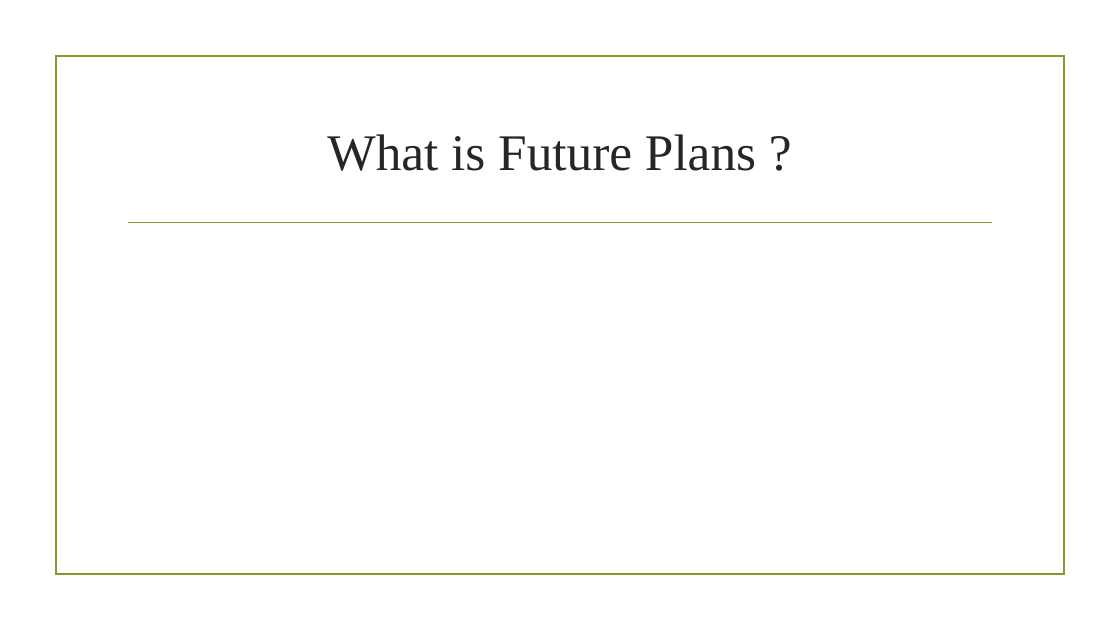
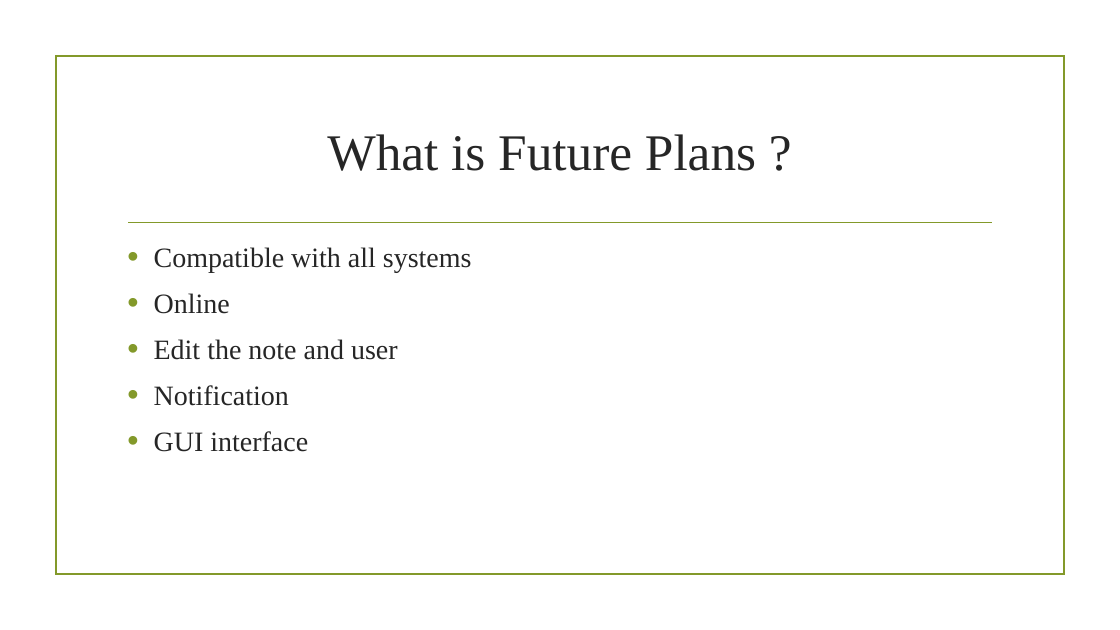
Before and after one commit to ibrahim123abusamrah/show, a slide deck: slide 8 of Sticky-Notes.pptx. Drawn at 1120x630 pixels with LibreOffice and Linux fonts; fonts in the diff are those of the drawing; background and template pictures are left out. Boxes give left, top, right and bottom in pixels: in the first picture for what was removed or moved away, otherwise in the second. Text is boxed around its words. In the diff, an @@ line names an element or a change of style, - is before the commit and + after.

Commit message:
ibrahim 2

```diff
--- a/Sticky-Notes.pptx
+++ b/Sticky-Notes.pptx
@@ text added at [154,247,472,452], 24 pt, text #262626 @@
+• Compatible with all systems
+• Online
+• Edit the note and user
+• Notification
+• GUI interface
```
